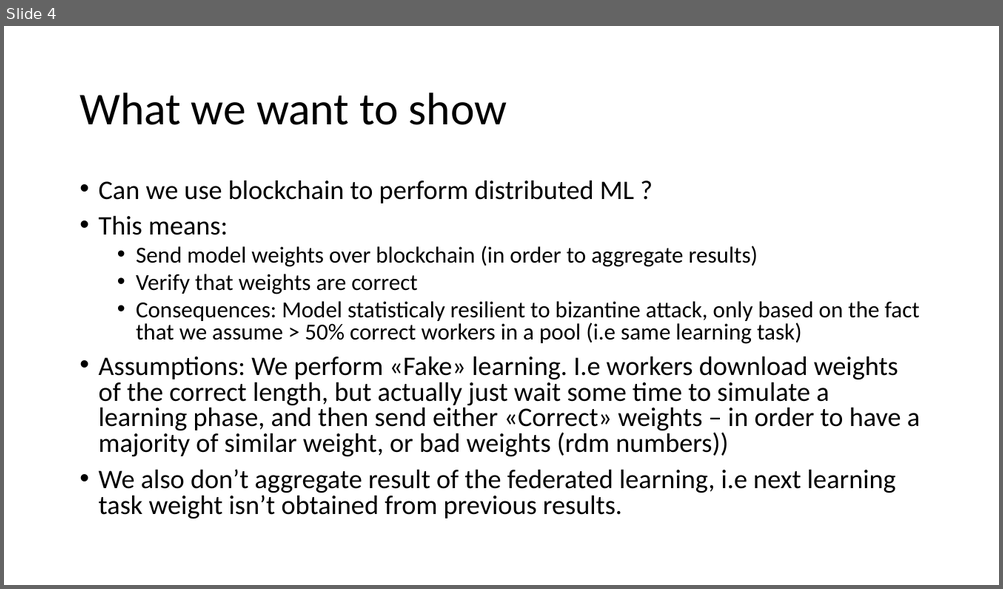
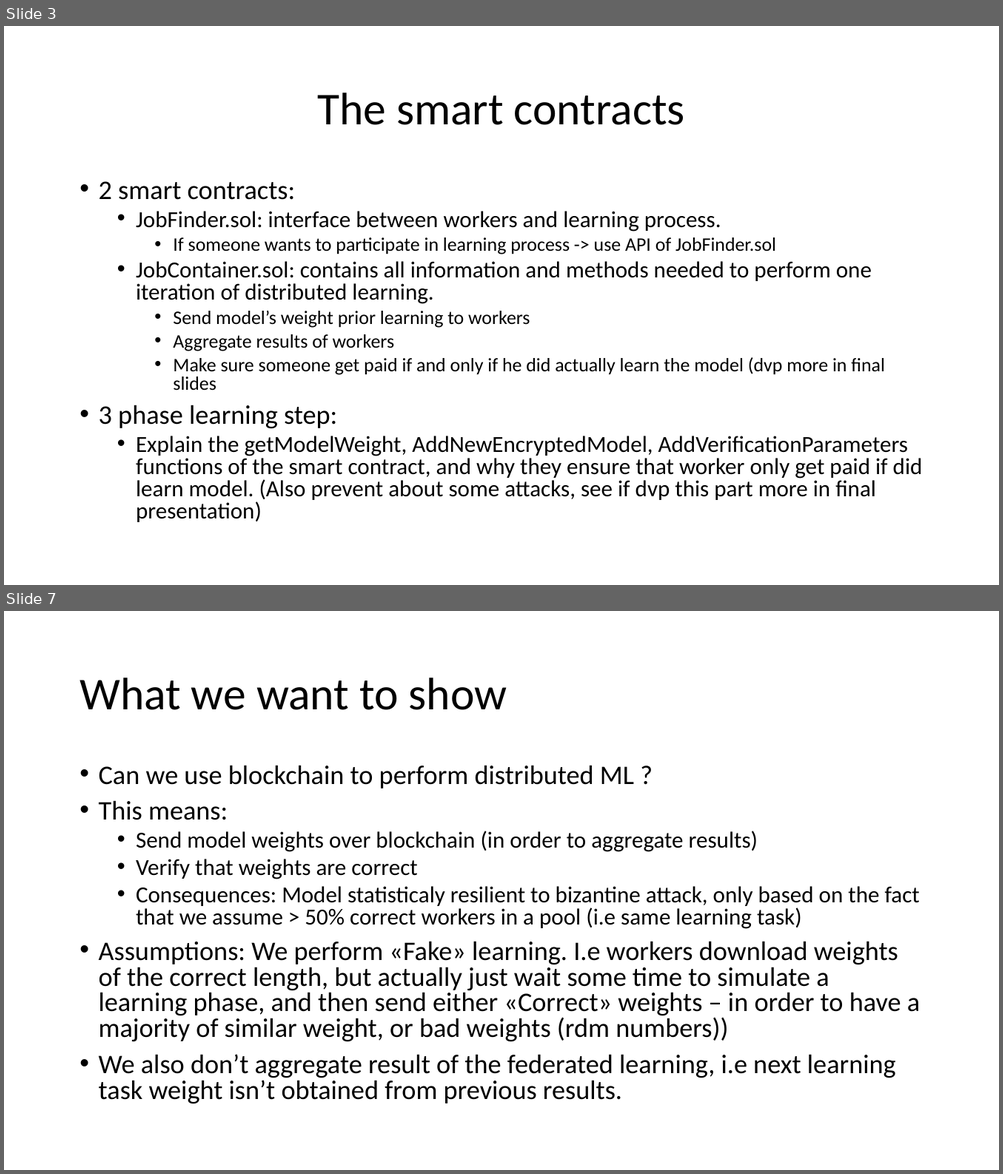
Before and after one commit to douglasbouchet/ML_on_blockchain, a slide deck: Presentation.pptx. Shown one above the other, each under a label of ours: slide 4 before the commit, slides 3 and 7 after it; the slides between them are not shown. The pictures are 1003x589 and 1003x1174 pixels, drawn with LibreOffice and Linux fonts; fonts in the diff are those of the drawing. Boxes give left, top, right and bottom in pixels: in the first picture for what was removed or moved away, otherwise in the second. Text is boxed around its words. In the diff, an @@ line names an element or a change of style, - is before the commit and + after.

```diff
--- a/Presentation.pptx
+++ b/Presentation.pptx
@@ slide 3 added at box(4, 26, 999, 585), background #FFFFFF @@
@@ title added at box(317, 93, 685, 125), 44 pt, text #000000 @@
+The smart contracts
@@ text added at box(99, 181, 922, 523), 22.2 pt, text #000000 @@
+• 2 smart contracts:
+  • JobFinder.sol: interface between workers and learning process.
+    • If someone wants to participate in learning process -> use API of JobFinder.sol
+  • JobContainer.sol: contains all information and methods needed to perform one iteration of distributed learning.
+    • Send model’s weight prior learning to workers
+    • Aggregate results of workers
+    • Make sure someone get paid if and only if he did actually learn the model (dvp more in final slides
+• 3 phase learning step:
+  • Explain the getModelWeight, AddNewEncryptedModel, AddVerificationParameters functions of the smart contract, and why they ensure that worker only get paid if did learn model. (Also prevent about some attacks, see if dvp this part more in final presentation)
@@ what was slide 4 is now slide 7 @@
```
Also in this commit, not shown: 6 slides changed, 7 other slides added, 3 slides removed.
